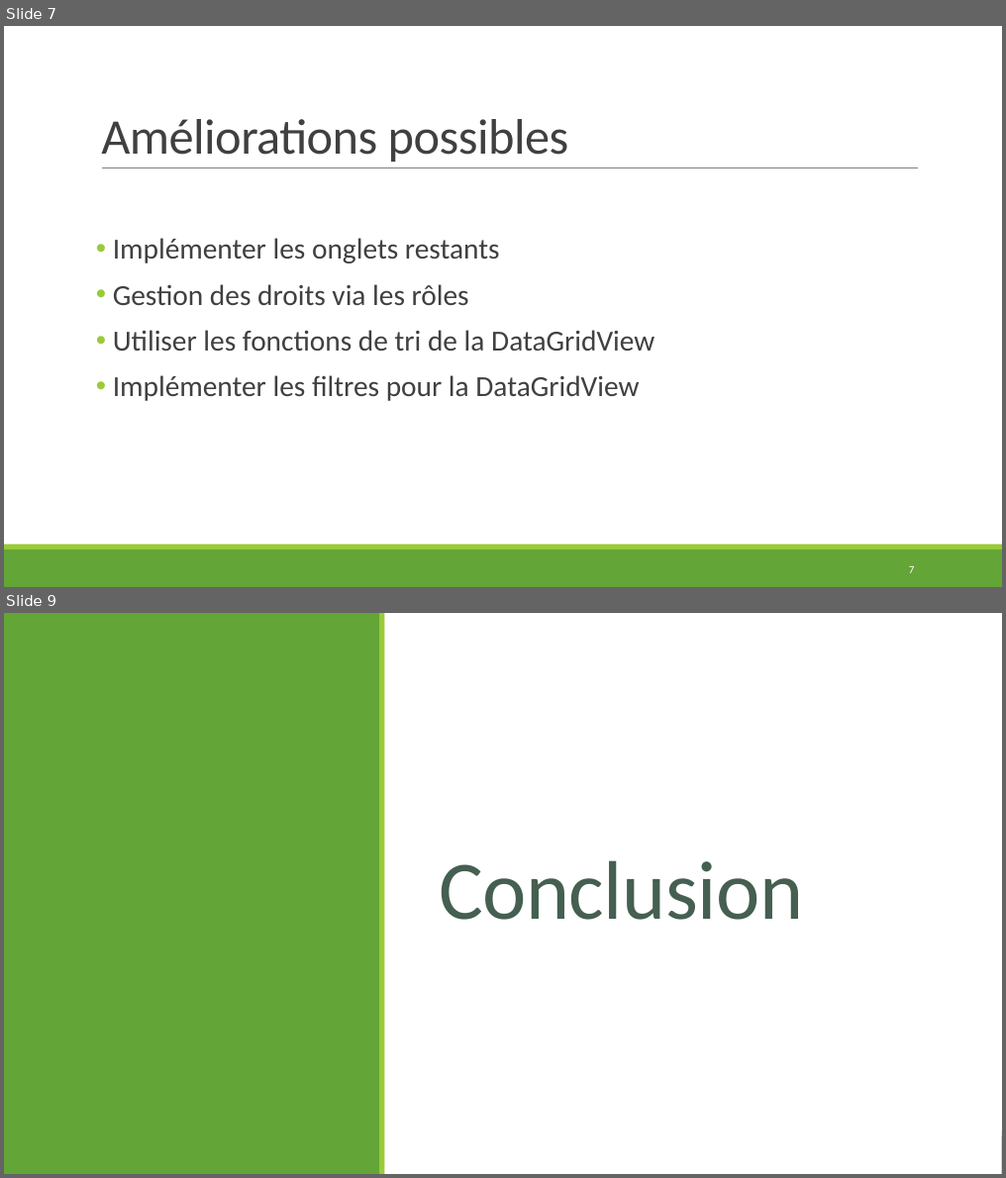
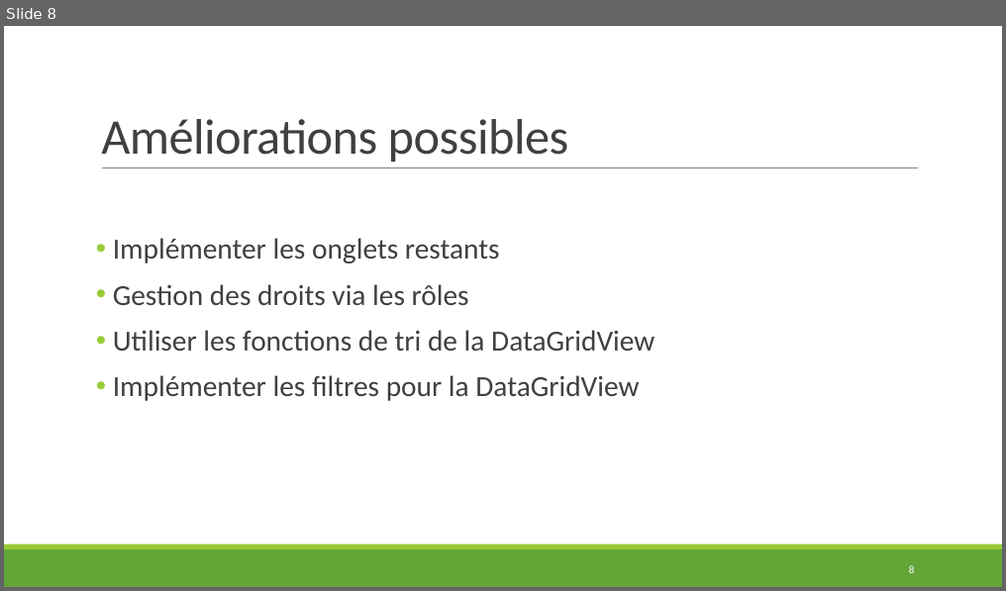
Before and after one commit to AntoineMartet/CargoFlow, a slide deck: Documentation/CargoFlow_Presentation.pptx. Shown one above the other, each under a label of ours: slides 7 and 9 before the commit, slide 8 after it; the slides between them are not shown. The pictures are 1006x1178 and 1006x591 pixels, drawn with LibreOffice and Linux fonts; fonts in the diff are those of the drawing. Boxes give left, top, right and bottom in pixels: in the first picture for what was removed or moved away, otherwise in the second. Text is boxed around its words. In the diff, an @@ line names an element or a change of style, - is before the commit and + after.

```diff
--- a/Documentation/CargoFlow_Presentation.pptx
+++ b/Documentation/CargoFlow_Presentation.pptx
@@ slide 9 removed at (x1=4, y1=613, x2=1002, y2=1174), background #FFFFFF @@
@@ rectangle removed at (x1=4, y1=613, x2=1002, y2=1174) @@
@@ rectangle removed at (x1=4, y1=613, x2=379, y2=1174) @@
@@ rectangle removed at (x1=379, y1=613, x2=384, y2=1174) @@
@@ title removed at (x1=439, y1=861, x2=803, y2=920) @@
-Conclusion
@@ rectangle removed at (x1=4, y1=1137, x2=1002, y2=1174) @@
@@ rectangle removed at (x1=4, y1=1132, x2=1002, y2=1137) @@
@@ what was slide 7 is now slide 8 @@
@@ page number at (x1=909, y1=566, x2=915, y2=573): text changed @@
-7
+8
```
Also in this commit, not shown: 5 slides changed, 2 slides added, 1 other file.
